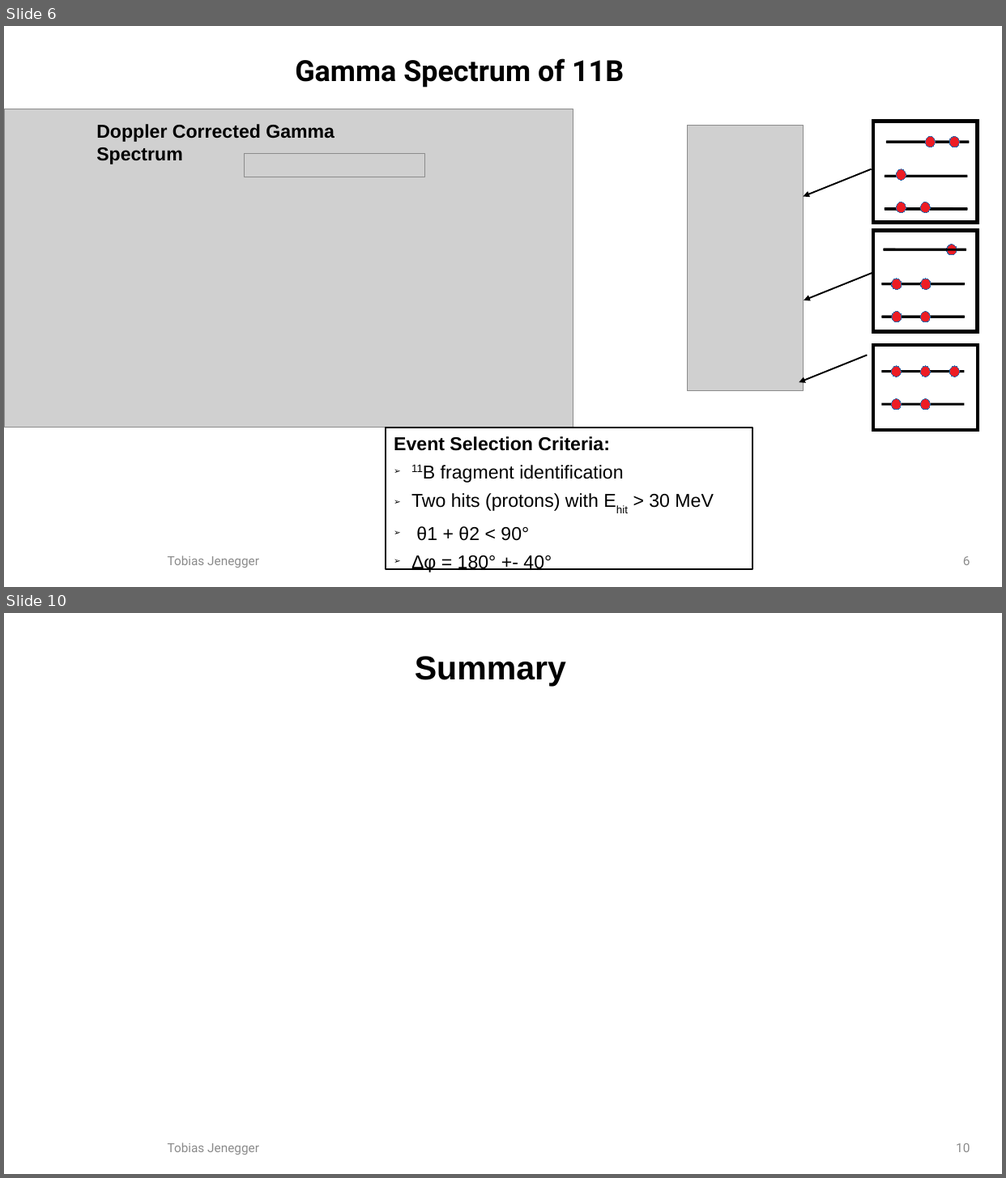
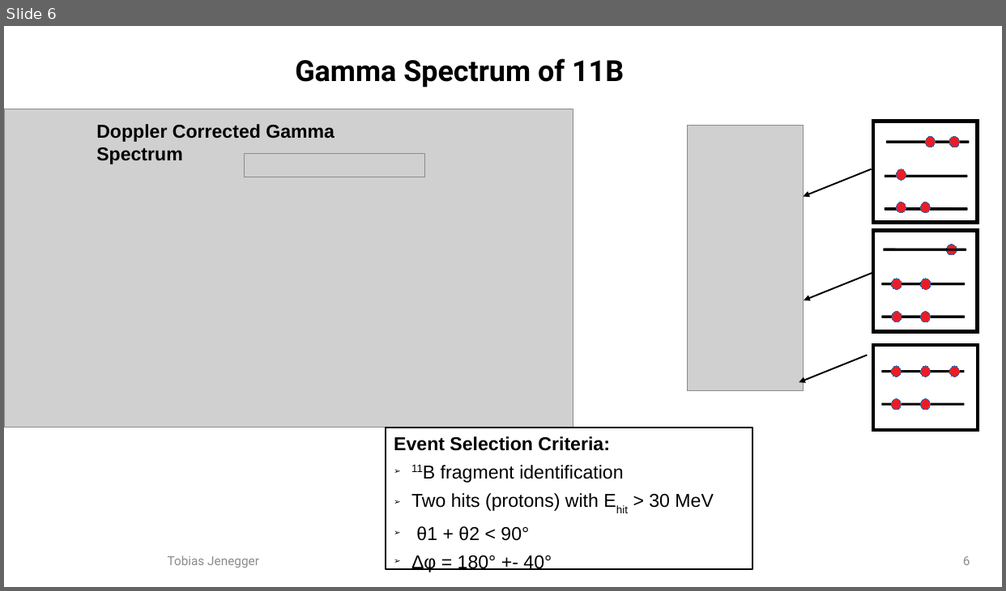
Before and after one commit to jenegger/r3bweek_2022, a slide deck: r3b_pres_2022.odp. Shown one above the other, each under a label of ours: slides 6 and 10 before the commit, slide 6 after it; the slides between them are not shown. The pictures are 1006x1178 and 1006x591 pixels, drawn with LibreOffice and Linux fonts; fonts in the diff are those of the drawing; grey boxes stand for pictures; background and template pictures are left out. Boxes give left, top, right and bottom in pixels: in the first picture for what was removed or moved away, otherwise in the second. Text is boxed around its words. In the diff, an @@ line names an element or a change of style, - is before the commit and + after.

```diff
--- a/r3b_pres_2022.odp
+++ b/r3b_pres_2022.odp
@@ slide 10 removed at (4,613,1002,1174), background #FFFFFF @@
@@ text removed at (415,656,566,686) @@
-Summary
@@ rectangle removed at (130,1001,185,1053) @@
@@ text removed at (168,1143,259,1155) @@
-Tobias Jenegger
@@ page number removed at (956,1144,970,1152) @@
-10
```
Also in this commit, not shown: 7 slides changed, 2 slides added, 1 other slide removed, 6 other files.
